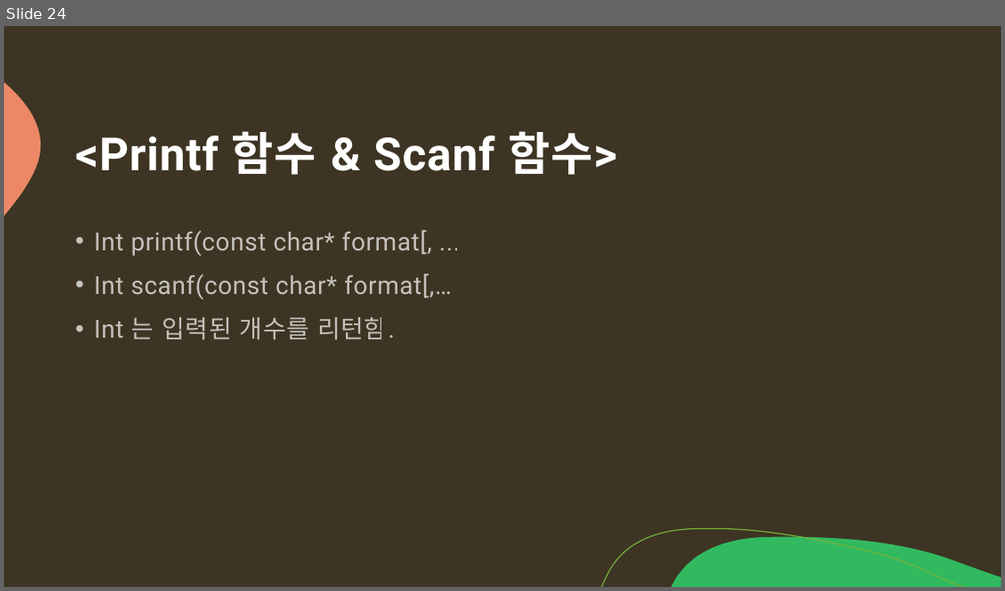
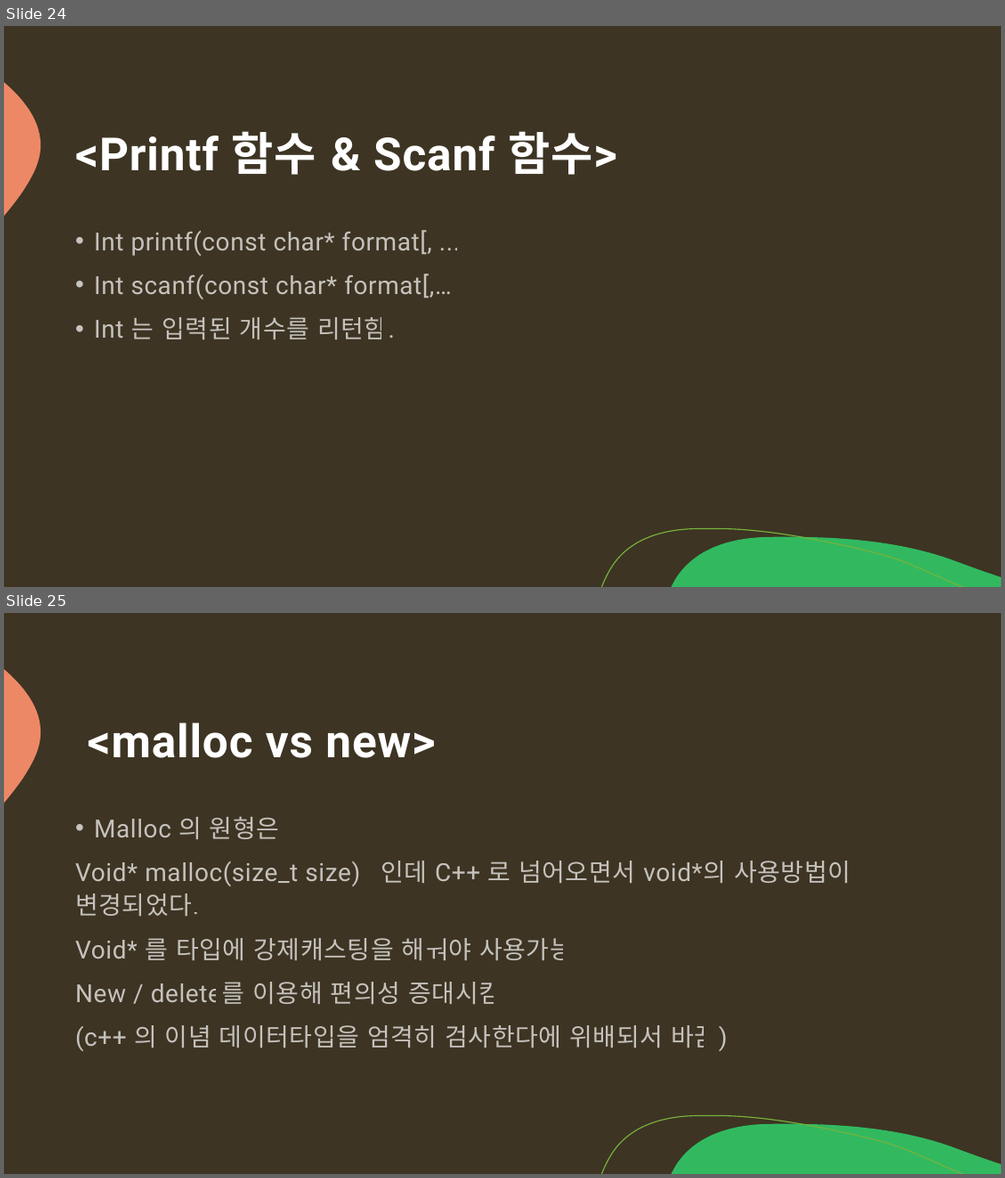
Before and after one commit to arkchimy/_Algorithm, a slide deck: 전공지식/C언어의 기초/C언어 기초지식.pptx. Shown one above the other, each under a label of ours: slide 24 before the commit, slides 24 and 25 after it. The pictures are 1005x591 and 1005x1178 pixels, drawn with LibreOffice and Linux fonts; fonts in the diff are those of the drawing. Boxes give left, top, right and bottom in pixels: in the first picture for what was removed or moved away, otherwise in the second. Text is boxed around its words. In the diff, an @@ line names an element or a change of style, - is before the commit and + after.

```diff
--- a/전공지식/C언어의 기초/C언어 기초지식.pptx
+++ b/전공지식/C언어의 기초/C언어 기초지식.pptx
@@ slide 25 added at (x1=4, y1=613, x2=1001, y2=1174), background #3D3423; not listed: 3 template elements that a slide beside it also shows @@
@@ title added at (x1=88, y1=722, x2=435, y2=758), 44 pt, text #FFFFFF, bold @@
+<malloc vs new>
@@ text added at (x1=75, y1=816, x2=850, y2=1051), 24 pt, text #FFFFFF at 70% opacity @@
+• Malloc 의 원형은
+Void* malloc(size_t size); 인데 C++ 로 넘어오면서 void*의 사용방법이 변경되었다.
+Void* 를 타입에 강제캐스팅을 해ㅝ야 사용가능
+New / delete를 이용해 편의성 증대시킴
+(c++ 의 이념 데이터타입을 엄격히 검사한다에 위배되서 바꿈)
```
Also in this commit, not shown: 3 other slides added.
